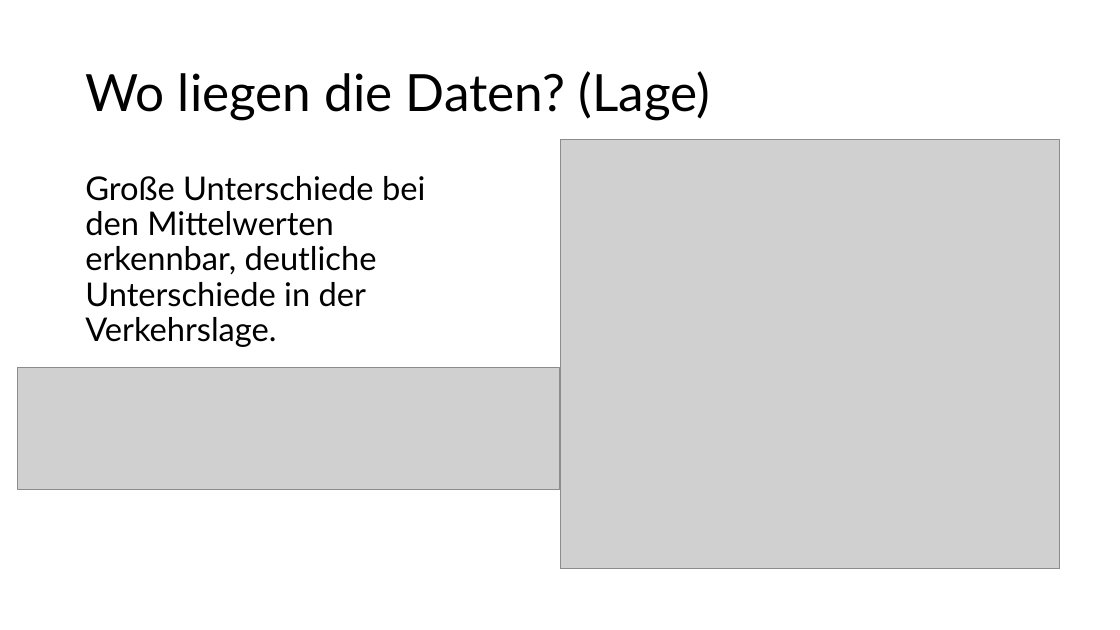
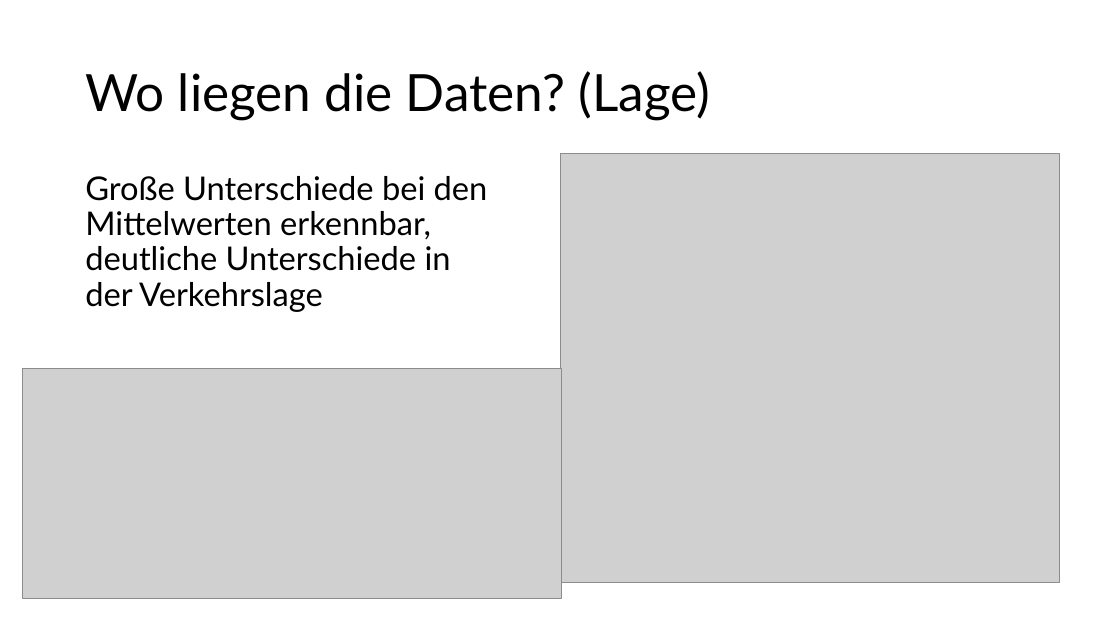
Before and after one commit to TieRub/DMg_2026, a slide deck: slide 3 of DMG_B1.pptx. Drawn at 1120x630 pixels with LibreOffice and Linux fonts; fonts in the diff are those of the drawing; grey boxes stand for pictures. Boxes give left, top, right and bottom in pixels: in the first picture for what was removed or moved away, otherwise in the second. Text is boxed around its words. In the diff, an @@ line names an element or a change of style, - is before the commit and + after.

```diff
--- a/DMG_B1.pptx
+++ b/DMG_B1.pptx
@@ text at (85, 176, 488, 312): text changed @@
-Große Unterschiede bei den Mittelwerten erkennbar, deutliche Unterschiede in der Verkehrslage.
+Große Unterschiede bei den Mittelwerten erkennbar, deutliche Unterschiede in der Verkehrslage
@@ picture: place and size @@
-picture at (560, 140, 1060, 569)
+picture at (560, 154, 1060, 582)
@@ picture: place and size @@
-picture at (18, 368, 560, 490)
+picture at (23, 368, 561, 599)
```
Also in this commit, not shown: 2 other slides changed.
